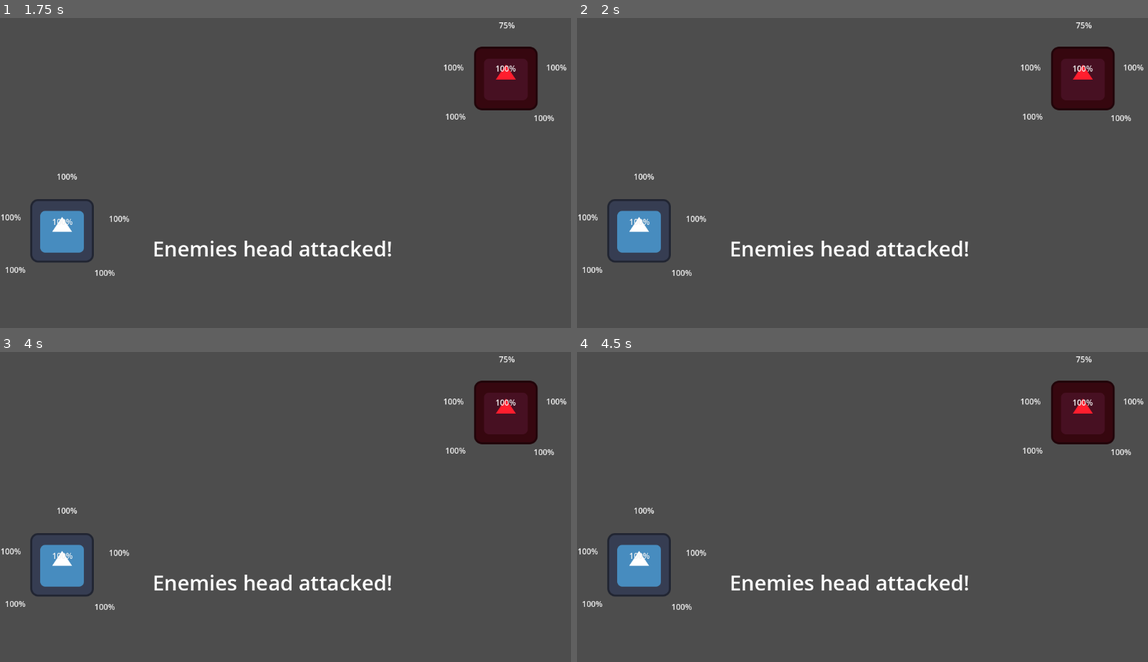
Above: before the commit, frames 1-4 (two rows, left to right).
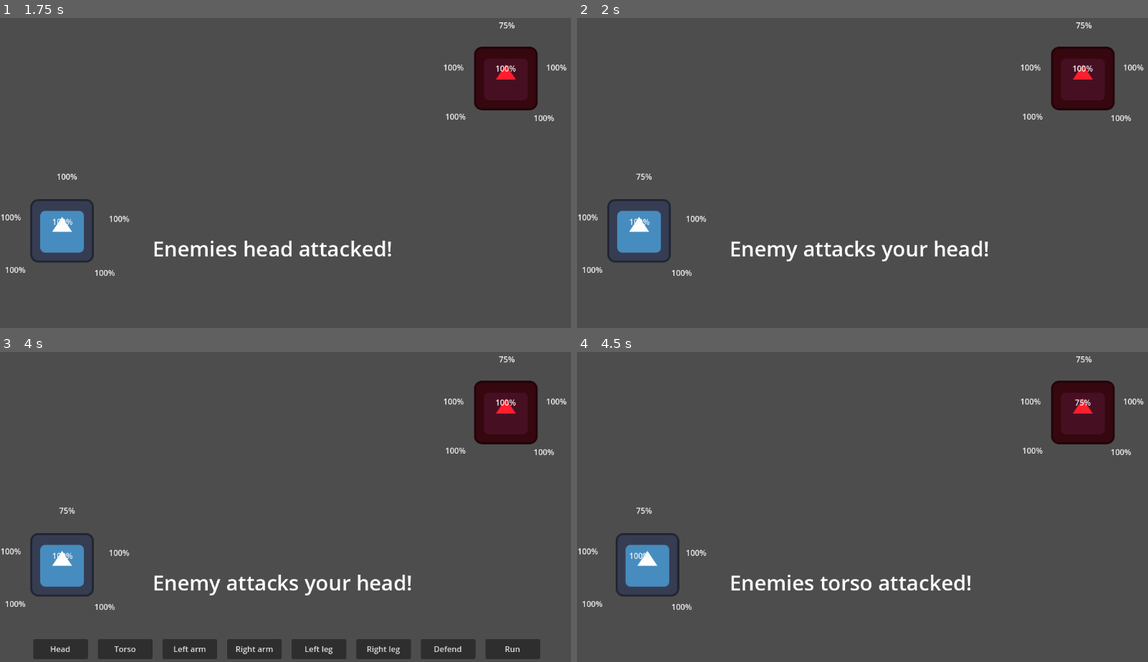
Above: after the commit, the same moments.

Repository: wildkind-gg/godot-wild-jam_68
Game: Godot game, scene res://Scenes/battle.tscn
Same seed, same stepped clock (60 frames per second), same inputs: the game is played once before the commit and once after it. The engine's default icon, where the game draws it, is replaced by a stand-in: a white triangle on a blue panel in a dark square.
Inputs (mouse positions are in pixels of both pictures, inside the frame that each line leads up to):
- Up to frame 1 (1.75 s): click "Head" at 0.5 s; tap Enter at 1.25 s
- Up to frame 2 (2 s): no input
- Up to frame 3 (4 s): tap Space at 2.75 s; tap Enter at 3.5 s
- Up to frame 4 (4.5 s): click (702, 649) at 4.25 s, where only the run after the commit has a clickable "Torso"

Frame 1 is identical in both runs. In frame 2, 1.0% of the frame differs, in the area x 10-73%, y 50-79%; in frame 3, 5.7%, in the area x 5-95%, y 50-100%; in frame 4, 1.7%.
Error before the commit: Invalid access to property or key 'player_turn_started' on a base object of type 'Resource'. (res://Scripts/battle.gd:9)

Commit message:
Forge section
working on adding a rhythm section

Diff:
--- a/Scenes/conductor.tscn
+++ b/Scenes/conductor.tscn
@@ -6,3 +6,5 @@
 script = ExtResource("1_f0w64")
 
 [node name="StartTimer" type="Timer" parent="."]
+
+[connection signal="timeout" from="StartTimer" to="." method="_on_start_timer_timeout"]
--- /dev/null
+++ b/Scenes/end_forge.tscn
@@ -0,0 +1,8 @@
+[gd_scene format=3 uid="uid://bqu047s01va5g"]
+
+[node name="EndForge" type="Node2D"]
+
+[node name="Label" type="Label" parent="."]
+offset_right = 40.0
+offset_bottom = 23.0
+text = "Good job!"
--- /dev/null
+++ b/Scenes/forge.tscn
@@ -0,0 +1,43 @@
+[gd_scene load_steps=5 format=3 uid="uid://dylnjo762rsqo"]
+
+[ext_resource type="Script" path="res://Scripts/forge.gd" id="1_8xlhv"]
+[ext_resource type="PackedScene" uid="uid://c2qvh0ey1jh6g" path="res://Scenes/rhythm_button.tscn" id="1_656yl"]
+[ext_resource type="PackedScene" uid="uid://dittm8xt3v3dp" path="res://Scenes/conductor.tscn" id="2_nd8ja"]
+[ext_resource type="AudioStream" uid="uid://ci78n1sr4wn43" path="res://Sounds/Electro Opening Theme.mp3" id="4_qbimh"]
+
+[node name="Forge" type="Node2D"]
+script = ExtResource("1_8xlhv")
+
+[node name="RhythmButtonRight" parent="." instance=ExtResource("1_656yl")]
+position = Vector2(690, 600)
+input = "ui_right"
+
+[node name="RhythmButtonLeft" parent="." instance=ExtResource("1_656yl")]
+position = Vector2(450, 600)
+rotation = 3.14159
+scale = Vector2(1, -1)
+input = "ui_left"
+
+[node name="RhythmButtonUp" parent="." instance=ExtResource("1_656yl")]
+position = Vector2(570, 600)
+rotation = -1.5708
+input = "ui_up"
+
+[node name="Conductor" parent="." instance=ExtResource("2_nd8ja")]
+stream = ExtResource("4_qbimh")
+
+[node name="Combo" type="Label" parent="."]
+offset_left = 50.0
+offset_right = 90.0
+offset_bottom = 45.0
+theme_override_font_sizes/font_size = 32
+text = "0"
+horizontal_alignment = 1
+vertical_alignment = 1
+
+[node name="Label" type="Label" parent="."]
+offset_right = 40.0
+offset_bottom = 23.0
+
+[connection signal="beat" from="Conductor" to="." method="_on_conductor_beat"]
+[connection signal="measure_sig" from="Conductor" to="." method="_on_conductor_measure_sig"]
--- /dev/null
+++ b/Scenes/main_menu.tscn
@@ -0,0 +1,50 @@
+[gd_scene format=3 uid="uid://babhddpsfb770"]
+
+[node name="MainMenu" type="Node2D"]
+
+[node name="Container" type="Control" parent="."]
+layout_mode = 3
+anchors_preset = 0
+offset_right = 1152.0
+offset_bottom = 648.0
+
+[node name="Label" type="Label" parent="Container"]
+layout_mode = 1
+anchors_preset = 10
+anchor_right = 1.0
+offset_bottom = 23.0
+grow_horizontal = 2
+text = "LoFi Beats to Slay Monsters to"
+horizontal_alignment = 1
+vertical_alignment = 1
+
+[node name="VBoxContainer" type="VBoxContainer" parent="Container"]
+layout_mode = 1
+anchors_preset = 8
+anchor_left = 0.5
+anchor_top = 0.5
+anchor_right = 0.5
+anchor_bottom = 0.5
+offset_left = -20.0
+offset_top = -20.0
+offset_right = 20.0
+offset_bottom = 20.0
+grow_horizontal = 2
+grow_vertical = 2
+theme_override_constants/separation = 25
+
+[node name="Play" type="Button" parent="Container/VBoxContainer"]
+custom_minimum_size = Vector2(100, 0)
+layout_mode = 2
+text = "Play"
+
+[node name="Options" type="Button" parent="Container/VBoxContainer"]
+custom_minimum_size = Vector2(100, 0)
+layout_mode = 2
+text = "Options
+"
+
+[node name="Exit" type="Button" parent="Container/VBoxContainer"]
+custom_minimum_size = Vector2(100, 0)
+layout_mode = 2
+text = "Exit"
--- /dev/null
+++ b/Scenes/note.tscn
@@ -0,0 +1,55 @@
+[gd_scene load_steps=7 format=3 uid="uid://b4yfo8lai86mp"]
+
+[ext_resource type="Script" path="res://Scripts/Note.gd" id="1_awum4"]
+[ext_resource type="Texture2D" uid="uid://brk2ilhd7uexf" path="res://Misc/Start_left.png" id="2_7qm7i"]
+[ext_resource type="Texture2D" uid="uid://xtaafbwa28vb" path="res://Misc/Start_up.png" id="3_uqc2i"]
+[ext_resource type="Texture2D" uid="uid://bdc0pyglfup3x" path="res://Misc/Start.png" id="4_5o1ja"]
+
+[sub_resource type="SpriteFrames" id="SpriteFrames_awjyd"]
+animations = [{
+"frames": [{
+"duration": 1.0,
+"texture": ExtResource("2_7qm7i")
+}, {
+"duration": 1.0,
+"texture": ExtResource("3_uqc2i")
+}, {
+"duration": 1.0,
+"texture": ExtResource("4_5o1ja")
+}],
+"loop": true,
+"name": &"default",
+"speed": 5.0
+}]
+
+[sub_resource type="RectangleShape2D" id="RectangleShape2D_cygex"]
+
+[node name="Note" type="Area2D" groups=["note"]]
+script = ExtResource("1_awum4")
+
+[node name="AnimatedSprite2D" type="AnimatedSprite2D" parent="."]
+sprite_frames = SubResource("SpriteFrames_awjyd")
+
+[node name="CollisionShape2D" type="CollisionShape2D" parent="."]
+shape = SubResource("RectangleShape2D_cygex")
+
+[node name="CPUParticles2D" type="CPUParticles2D" parent="."]
+
+[node name="Timer" type="Timer" parent="."]
+
+[node name="Node2D" type="Node2D" parent="."]
+
+[node name="Label" type="Label" parent="Node2D"]
+anchors_preset = 8
+anchor_left = 0.5
+anchor_top = 0.5
+anchor_right = 0.5
+anchor_bottom = 0.5
+offset_left = -57.0
+offset_top = -20.0
+offset_right = 59.0
+offset_bottom = 16.0
+grow_horizontal = 2
+grow_vertical = 2
+
+[connection signal="timeout" from="Timer" to="." method="_on_timer_timeout"]
--- /dev/null
+++ b/Scenes/rhythm_button.tscn
@@ -0,0 +1,57 @@
+[gd_scene load_steps=8 format=3 uid="uid://c2qvh0ey1jh6g"]
+
+[ext_resource type="Texture2D" uid="uid://bdc0pyglfup3x" path="res://Misc/Start.png" id="1_7vyop"]
+[ext_resource type="Texture2D" uid="uid://dvnbpq0ql3eev" path="res://Misc/Start_pressed.png" id="2_vdn4a"]
+[ext_resource type="Script" path="res://Scripts/rhythm_button.gd" id="3_onddu"]
+
+[sub_resource type="SpriteFrames" id="SpriteFrames_bg5tq"]
+animations = [{
+"frames": [{
+"duration": 1.0,
+"texture": ExtResource("1_7vyop")
+}, {
+"duration": 1.0,
+"texture": ExtResource("2_vdn4a")
+}],
+"loop": true,
+"name": &"default",
+"speed": 5.0
+}]
+
+[sub_resource type="RectangleShape2D" id="RectangleShape2D_0sh0n"]
+
+[sub_resource type="RectangleShape2D" id="RectangleShape2D_q6tyr"]
+size = Vector2(42, 42)
+
+[sub_resource type="RectangleShape2D" id="RectangleShape2D_4fers"]
+size = Vector2(70, 70)
+
+[node name="Rhythm_Button" type="AnimatedSprite2D"]
+sprite_frames = SubResource("SpriteFrames_bg5tq")
+script = ExtResource("3_onddu")
+
+[node name="PerfectArea" type="Area2D" parent="."]
+
+[node name="CollisionShape2D" type="CollisionShape2D" parent="PerfectArea"]
+shape = SubResource("RectangleShape2D_0sh0n")
+
+[node name="GoodArea" type="Area2D" parent="."]
+
+[node name="CollisionShape2D" type="CollisionShape2D" parent="GoodArea"]
+shape = SubResource("RectangleShape2D_q6tyr")
+
+[node name="OkayArea" type="Area2D" parent="."]
+
+[node name="CollisionShape2D" type="CollisionShape2D" parent="OkayArea"]
+shape = SubResource("RectangleShape2D_4fers")
+
+[node name="Pushtimer" type="Timer" parent="."]
+wait_time = 0.15
+
+[connection signal="area_entered" from="PerfectArea" to="." method="_on_perfect_area_area_entered"]
+[connection signal="area_exited" from="PerfectArea" to="." method="_on_perfect_area_area_exited"]
+[connection signal="area_entered" from="GoodArea" to="." method="_on_good_area_area_entered"]
+[connection signal="area_exited" from="GoodArea" to="." method="_on_good_area_area_exited"]
+[connection signal="area_entered" from="OkayArea" to="." method="_on_okay_area_area_entered"]
+[connection signal="area_exited" from="OkayArea" to="." method="_on_okay_area_area_exited"]
+[connection signal="timeout" from="Pushtimer" to="." method="_on_pushtimer_timeout"]
--- a/Scripts/Conductor.gd
+++ b/Scripts/Conductor.gd
@@ -20,3 +20,48 @@
 
 func _ready():
 	sec_per_beat = 60.0 / bpm
+
+func _physics_process(_delta):
+	if playing:
+		song_position = get_playback_position() + AudioServer.get_time_since_last_mix()
+		song_position -= AudioServer.get_output_latency()
+		song_position_in_beats = int(floor(song_position / sec_per_beat)) + beats_before_start
+		_report_beat()
+
+func _report_beat():
+	if last_reported_beat < song_position_in_beats:
+		if measure > measures:
+			measure = 1
+		emit_signal("beat", song_position_in_beats) #emit fake beats to spawns arrows before song starts playing
+		emit_signal("measure_sig", measure)
+		last_reported_beat = song_position_in_beats
+		measure += 1
+
+func _play_with_beat_offset(num):
+	beats_before_start = num
+	$StartTimer. wait_time = sec_per_beat
+	$StartTimer.start()
+
+func _closest_beat(nth):
+	closest = int(round((song_position / sec_per_beat) / nth) * nth)
+	time_off_beat = abs(closest * sec_per_beat - song_position)
+	return Vector2(closest, time_off_beat)
+
+func _play_from_beat(beat, offset): # mostly for testing, allows to play song at any point
+	play()
+	seek(beat * sec_per_beat)
+	beats_before_start = offset
+	measure = beat % measures
+
+
+func _on_start_timer_timeout():
+	song_position_in_beats += 1
+	if song_position_in_beats < beats_before_start - 1:
+		$StartTimer.start()
+	elif song_position_in_beats == beats_before_start - 1:
+		$StartTimer.wait_time = $StartTimer.wait_time - (AudioServer.get_time_to_next_mix() + AudioServer.get_output_latency())
+		$StartTimer.start()
+	else:
+		play()
+		$StartTimer.stop()
+	_report_beat()
--- a/Scripts/Global.gd
+++ b/Scripts/Global.gd
@@ -12,5 +12,5 @@
 var enemyLleg:float = 100.0
 var enemyRleg:float = 100.0
 var enemyTorso:float = 100.0
-
+var setScore = 0
 var turnCounter = 0
--- /dev/null
+++ b/Scripts/Note.gd
@@ -0,0 +1,61 @@
+extends Area2D
+
+const TARGET_Y = 600
+const SPAWN_Y = -16
+const DIST_TO_TARGET = TARGET_Y - SPAWN_Y
+
+const LEFT_LANE_SPAWN = Vector2(450, SPAWN_Y)
+const CENTER_LANE_SPAWN = Vector2(570, SPAWN_Y)
+const RIGHT_LANE_SPAWN = Vector2(690, SPAWN_Y)
+
+var speed = 0
+var hit = false
+
+
+func _ready():
+	pass
+
+
+# Called every frame. 'delta' is the elapsed time since the previous frame.
+func _physics_process(delta):
+	if !hit:
+		position.y += speed * delta
+		if position.y > TARGET_Y + 40:
+			queue_free()
+			get_parent().reset_combo()
+		else:
+			$Node2D.position.y -= speed * delta
+
+func _initialize(lane):
+	if lane == 0:
+		$AnimatedSprite2D.frame = 0
+		position = LEFT_LANE_SPAWN
+	if lane == 1:
+		$AnimatedSprite2D.frame = 1
+		position = CENTER_LANE_SPAWN
+	if lane == 2:
+		$AnimatedSprite2D.frame = 2
+		position = RIGHT_LANE_SPAWN
+	else:
+		printerr("Invalid lane set for note" + str(lane))
+		return
+
+	speed = DIST_TO_TARGET / 2.0
+
+func _destroy(score):
+	$CPUParticles2D.emitting = true
+	$AnimatedSprite2D.visible = false
+	$Timer.start()
+	hit = true
+	if score == 3:
+		$Node2D/Label.text = "GREAT"
+		$Node2D/Label.modulate = Color("f6d6bd")
+	if score == 2:
+		$Node2D/Label.text = "GOOD"
+		$Node2D/Label.modulate = Color("c3a38a")
+	if score == 1:
+		$Node2D/Label.text = "OKAY"
+		$Node2D/Label.modulate = Color("997577")
+
+func _on_timer_timeout():
+	queue_free()
--- a/Scripts/TurnManager.gd
+++ b/Scripts/TurnManager.gd
@@ -1,4 +1,4 @@
-extends AudioStreamPlayer
+extends Resource
 
 class_name TurnManager
 
--- a/Scripts/enemy.gd
+++ b/Scripts/enemy.gd
@@ -5,6 +5,7 @@
 @export var totalHeals: float = 3.0
 @export var currentHeals: float = 0.0
 var turnmanager = preload("res://Resources/TurnManager.tres")
+var rnd = RandomNumberGenerator.new()
 
 
 func _enemy_turn():
@@ -38,7 +39,7 @@
 	# calculate avg for each action
 	var headCalc:float = (limbsHealth + (1-playerHeadHealth) + healsRemaining + speedCheck)/9
 	print(headCalc)
-	var torsoCalc:float = (limbsHealth + (1-playerTorsoHealth) + healsRemaining + speedCheck + 100)/9
+	var torsoCalc:float = (limbsHealth + (1-playerTorsoHealth) + healsRemaining + speedCheck)/9
 	print(torsoCalc)
 	var larmCalc:float = (limbsHealth + (1-playerLarmHealth) + healsRemaining + speedCheck)/9
 	print(larmCalc)
@@ -49,10 +50,10 @@
 	var rlegCalc:float = (limbsHealth + (1-playerRlegHealth) + healsRemaining + speedCheck)/9
 	print(rlegCalc)
 
-	var healCalc:float = (limbsHealth + playerLimbHealthAvg + healsRemaining + speedCheck)/9
+	var healCalc:float = (limbsHealth + playerLimbHealthAvg + healsRemaining + speedCheck)/15
 	# add in 1 if a limb is below 30%
 	print(healCalc)
-	var defendCalc:float = (limbsHealth + playerLimbHealthAvg + healsRemaining + speedCheck)/9
+	var defendCalc:float = (limbsHealth + playerLimbHealthAvg + healsRemaining + speedCheck)/15
 	# add 1 if a limb is below 20%
 	# add 1 if no more heals
 	print(defendCalc)
@@ -72,10 +73,41 @@
 				"defendCalc": defendCalc,
 				"runCalc": runCalc}
 
+	# choose best action from dictionary
 	var bestAction = _find_best_action(dict)
-	print(bestAction)        # prints "d"
-	print(dict[bestAction])  # prints "55"
+	print(bestAction)
+	if _find_best_action(dict) == "headCalc":
+		#play an animation
+		Global.playerHead -= 25
+	if _find_best_action(dict) == "torsoCalc":
+		#play an animation
+		Global.playerTorso -= 25
+	if _find_best_action(dict) == "rarmCalc":
+		#play an animation
+		Global.playerRarm -= 25
+	if _find_best_action(dict) == "larmCalc":
+		#play an animation
+		Global.playerLarm -= 25
+	if _find_best_action(dict) == "rlegCalc":
+		#play an animation
+		Global.playerRleg -= 25
+	if _find_best_action(dict) == "llegCalc":
+		#play an animation
+		Global.playerLleg -= 25
+	if _find_best_action(dict) == "healCalc":
+		#play an animation
+		Global.playerLleg -= 25
+	if _find_best_action(dict) == "defendCalc":
+		#play an animation
+		Global.playerLleg -= 25
+	if _find_best_action(dict) == "runCalc":
+		#play an animation
+		Global.playerLleg -= 25
+		# if run is best action use RNG to determine if it is successful
+		# play animation and change scene
+	# if 2 calcs are equal, randomly choose any of them
 
+	# compare values in dictionary
 func _find_best_action(dict):
 	var max_val = -999999
 	var bestAction
@@ -84,4 +116,4 @@
 		if val > max_val:
 			max_val = val
 			bestAction = i
-		return bestAction
+	return bestAction
--- /dev/null
+++ b/Scripts/forge.gd
@@ -0,0 +1,147 @@
+extends Node2D
+
+var score = 0
+var combo = 0
+
+var maxCombo = 0
+var great = 0
+var good = 0
+var okay = 0
+var missed = 0
+
+var bpm = 115
+
+var song_position = 0.0
+var song_position_in_beats = 0
+var last_spawned_beat = 0
+var sec_per_beat = 60.0 / bpm
+
+var spawn_1_beat = 0
+var spawn_2_beat = 0
+var spawn_3_beat = 1
+var spawn_4_beat = 0
+
+var lane = 0
+var rand = 0
+var note = load("res://Scenes/note.tscn")
+var instance
+
+
+func _ready():
+	randomize()
+	#$Conductor.play_with_beat_offset(8)
+	$Conductor.seek(15) # sets the position from which audio will be played, in seconds
+
+func _input(event):
+	if event.is_action("escape"):
+		if get_tree().change_scene_to_file("res://Scenes/main_menu.tscn") != OK:
+			print("Error changing scene to Menu")
+
+func _on_conductor_measure_sig(position):
+	if position == 1:
+		_spawn_notes(spawn_1_beat)
+	if position == 2:
+		_spawn_notes(spawn_2_beat)
+	if position == 3:
+		_spawn_notes(spawn_3_beat)
+	if position == 4:
+		_spawn_notes(spawn_4_beat)
+
+func _on_conductor_beat(position):
+	song_position_in_beats = position
+	if song_position_in_beats > 36:
+		spawn_1_beat = 1
+		spawn_2_beat = 1
+		spawn_3_beat = 1
+		spawn_4_beat = 1
+	if song_position_in_beats > 98:
+		spawn_1_beat = 2
+		spawn_2_beat = 0
+		spawn_3_beat = 1
+		spawn_4_beat = 0
+	if song_position_in_beats > 132:
+		spawn_1_beat = 0
+		spawn_2_beat = 2
+		spawn_3_beat = 0
+		spawn_4_beat = 2
+	if song_position_in_beats > 162:
+		spawn_1_beat = 2
+		spawn_2_beat = 2
+		spawn_3_beat = 1
+		spawn_4_beat = 1
+	if song_position_in_beats > 194:
+		spawn_1_beat = 2
+		spawn_2_beat = 2
+		spawn_3_beat = 1
+		spawn_4_beat = 2
+	if song_position_in_beats > 228:
+		spawn_1_beat = 0
+		spawn_2_beat = 2
+		spawn_3_beat = 1
+		spawn_4_beat = 2
+	if song_position_in_beats > 258:
+		spawn_1_beat = 1
+		spawn_2_beat = 2
+		spawn_3_beat = 1
+		spawn_4_beat = 2
+	if song_position_in_beats > 288:
+		spawn_1_beat = 0
+		spawn_2_beat = 2
+		spawn_3_beat = 0
+		spawn_4_beat = 2
+	if song_position_in_beats > 322:
+		spawn_1_beat = 3
+		spawn_2_beat = 2
+		spawn_3_beat = 2
+		spawn_4_beat = 1
+	if song_position_in_beats > 388:
+		spawn_1_beat = 1
+		spawn_2_beat = 0
+		spawn_3_beat = 0
+		spawn_4_beat = 0
+	if song_position_in_beats > 396:
+		spawn_1_beat = 0
+		spawn_2_beat = 0
+		spawn_3_beat = 0
+		spawn_4_beat = 0
+	if song_position_in_beats > 404:
+		Global.setScore = score
+		Global.combo = maxCombo
+		Global.great = great
+		Global.good = good
+		Global.okay = okay
+		Global.missed = missed
+		if get_tree().change_scene_to_file("res://Scenes/end_forge.tscn") != OK:
+			print("Error changing scene to End")
+
+func _spawn_notes(to_spawn):
+	if to_spawn > 0:
+		lane = randi() % 3
+		instance = note.insantiate()
+		instance.initialize(lane)
+		add_child(instance)
+	if to_spawn > 1:
+		while rand == lane:
+			rand = randi() % 3
+		lane = rand
+		instance = note.instantiate()
+		instance. initialize(lane)
+		add_child(instance)
+
+
+func _increment_score(by):
+	if by > 0:
+		combo += 1
+	else: combo = 0
+
+	if by == 3:
+		great += 1
+	if by == 2:
+		good += 1
+	elif by == 1:
+		okay += 1
+	else:
+		missed += 1
+
+	score += by * combo
+	$Label.text = str(score)
--- /dev/null
+++ b/Scripts/rhythm_button.gd
@@ -0,0 +1,71 @@
+extends AnimatedSprite2D
+
+var perfect = false
+var good = false
+var okay = false
+var current_note = null
+
+@export var input = ""
+
+
+func _unhandled_input(event):
+	if event.is_action(input):
+		if event.is_action_pressed(input, false):
+			if current_note != null:
+				if perfect:
+					get_parent()._increment_score(3)
+					current_note.destroy(3)
+				elif good:
+					get_parent()._increment_score(2)
+					current_note.destroy(2)
+				elif okay:
+					get_parent()._increment_score(1)
+					current_note.destroy(1)
+				_reset()
+			else:
+				get_parent()._increment_score(0)
+		if event.is_action_pressed(input):
+			frame = 1
+		elif event.is_action_released(input):
+			$Pushtimer.start()
+
+
+func _on_perfect_area_area_entered(area):
+	if area.is_in_group("note"):
+		perfect = true
+
+
+func _on_perfect_area_area_exited(area):
+	if area.is_in_group("note"):
+		perfect = false
+
+
+func _on_good_area_area_entered(area):
+	if area.is_in_group("note"):
+		good = true
+
+
+func _on_good_area_area_exited(area):
+	if area.is_in_group("note"):
+		good = false
+
+
+func _on_okay_area_area_entered(area):
+	if area.is_in_group("note"):
+		okay = true
+		current_note = area
+
+
+func _on_okay_area_area_exited(area):
+	if area.is_in_group("note"):
+		okay = false
+		current_note = null
+
+func _on_pushtimer_timeout():
+	frame = 0
+
+func _reset():
+	current_note = null
+	perfect = false
+	good = false
+	okay = false
--- a/project.godot
+++ b/project.godot
@@ -22,3 +22,11 @@
 [dotnet]
 
 project/assembly_name="Game Projects"
+
+[input]
+
+escape={
+"deadzone": 0.5,
+"events": [Object(InputEventKey,"resource_local_to_scene":false,"resource_name":"","device":-1,"window_id":0,"alt_pressed":false,"shift_pressed":false,"ctrl_pressed":false,"meta_pressed":false,"pressed":false,"keycode":0,"physical_keycode":4194305,"key_label":0,"unicode":0,"echo":false,"script":null)
+]
+}
Binary file added: Misc/Start.png
Not shown, added: Misc/Start.png.import
Binary file added: Misc/Start_left.png
Not shown, added: Misc/Start_left.png.import
Binary file added: Misc/Start_pressed.png
Not shown, added: Misc/Start_pressed.png.import
Binary file added: Misc/Start_up.png
Not shown, added: Misc/Start_up.png.import
Binary file added: Misc/start pressed.png
Not shown, added: Misc/start pressed.png.import
Not shown, added: Sounds/Electro Opening Theme.mp3.import
Not shown, added: Sounds/Electro Opening Theme.mp3
